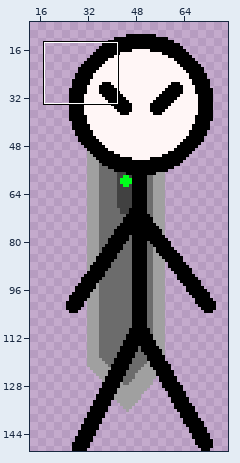
Two states of a pixel-art file, assets/blue/stickman_blade.aseprite. The first picture is a wide view before the edit; the outline marks the close-up.
Close-up. Old version:
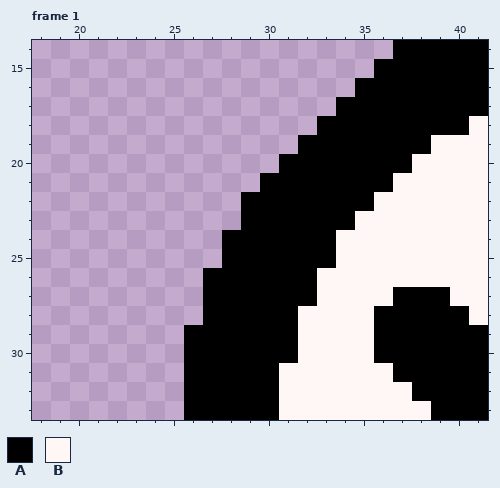
100x150 pixels, 3 frames. Colours within 5 levels of each other are drawn and written as one. Shown: frame 1: x 18..41, y 14..33. The wide view leaves out empty margins. The commit also changed other frames or places, which this record leaves out.
Visible layers, top first: "Layer 1", "Layer 2".
Palette (. is transparent): A #000000  B #fff6f6
Pixels before, frame 1, first column x 26:
14 ...........AAAAA
15 ..........AAAAAA
16 .........AAAAAAA
17 ........AAAAAAAA
18 .......AAAAAAAAB
19 ......AAAAAAABBB
20 .....AAAAAAABBBB
21 ....AAAAAAABBBBB
22 ...AAAAAAABBBBBB
23 ...AAAAAABBBBBBB
24 ..AAAAAABBBBBBBB
25 ..AAAAAABBBBBBBB
26 .AAAAAABBBBBBBBB
27 .AAAAAABBBBAAABB
28 .AAAAABBBBAAAAAB
29 AAAAAABBBBAAAAAA
30 AAAAAABBBBAAAAAA
31 AAAAABBBBBBAAAAA
32 AAAAABBBBBBBAAAA
33 AAAAABBBBBBBBAAA
And afterwards:
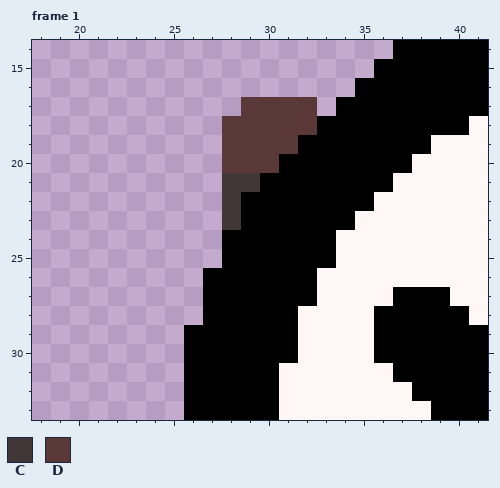
Colours new in this view: C #413737  D #5b3838
Changes in this commit:
Frame 1, layer "Layer 2":
The edit adds colour C in row 21 at x 28 to 29; in rows 22 to 23 at x 28.
The edit adds colour D in row 17 at x 29 to 32; in row 18 at x 28 to 32; in row 19 at x 28 to 31; in row 20 at x 28 to 30.
